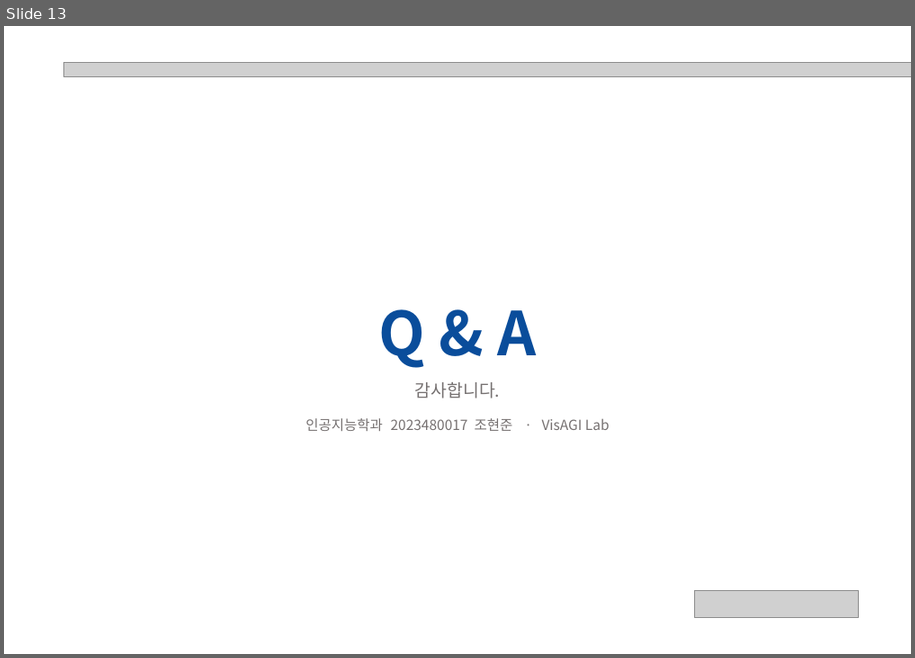
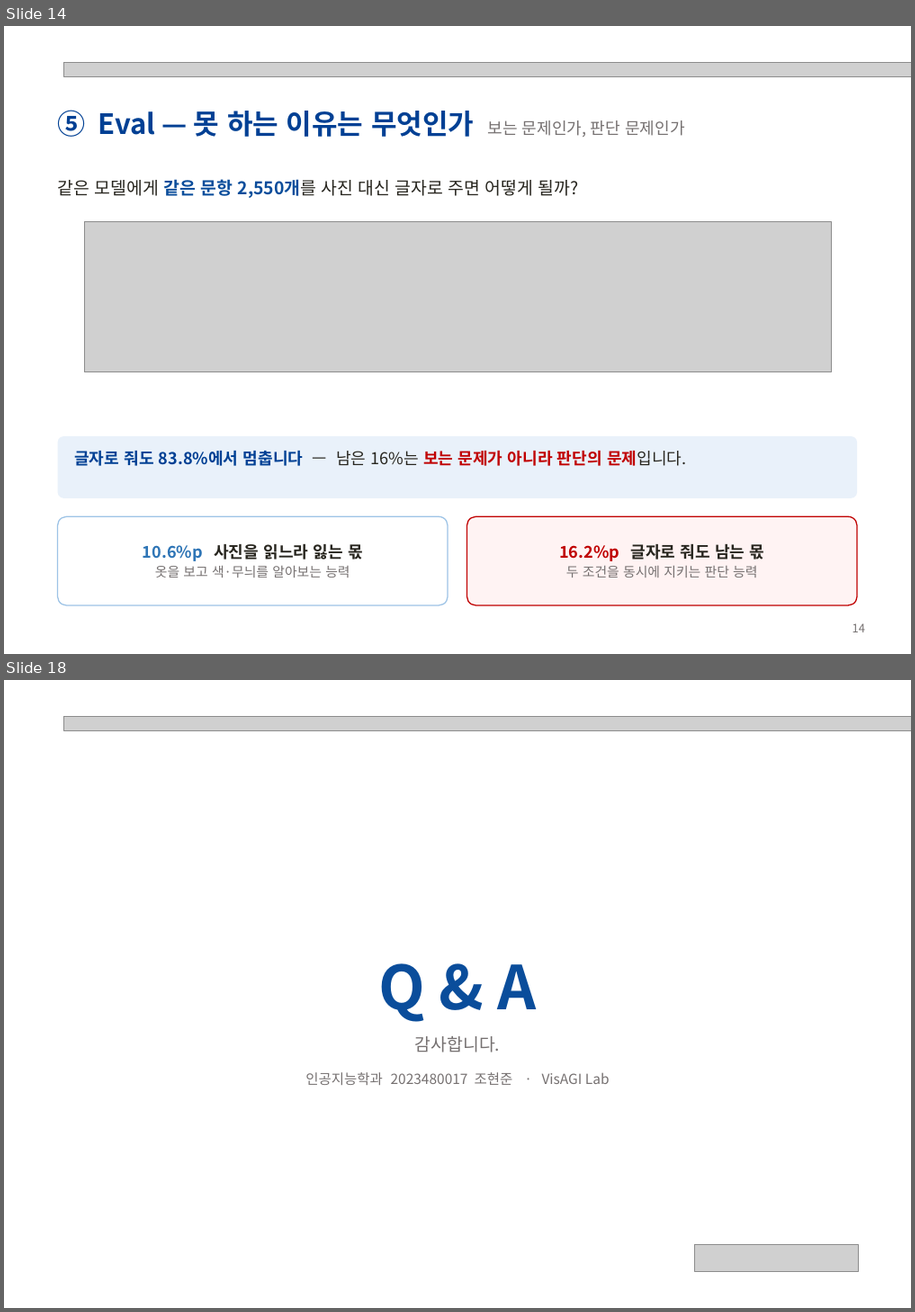
Before and after one commit to hjhj6411/tpo, a slide deck: presentation/POD-Bench_성과발표.pptx. Shown one above the other, each under a label of ours: slide 13 before the commit, slides 14 and 18 after it; the slides between them are not shown. The pictures are 915x658 and 915x1312 pixels, drawn with LibreOffice and Linux fonts; fonts in the diff are those of the drawing; grey boxes stand for pictures. Boxes give left, top, right and bottom in pixels: in the first picture for what was removed or moved away, otherwise in the second. Text is boxed around its words. In the diff, an @@ line names an element or a change of style, - is before the commit and + after.

```diff
--- a/presentation/POD-Bench_성과발표.pptx
+++ b/presentation/POD-Bench_성과발표.pptx
@@ slide 14 added at <box>4,26,911,654</box>, background #FFFFFF @@
@@ picture added at <box>64,63,911,77</box> @@
@@ text added at <box>58,110,685,137</box>, 24 pt, text #004094, bold @@
+⑤ Eval — 못 하는 이유는 무엇인가 보는 문제인가, 판단 문제인가
@@ text added at <box>58,179,579,198</box>, 15 pt, text #27251E @@
+같은 모델에게 같은 문항 2,550개를 사진 대신 글자로 주면 어떻게 될까?
@@ picture added at <box>84,222,832,372</box> @@
@@ rounded rectangle added at <box>58,436,857,498</box>, fill #E9F1FA @@
@@ text added at <box>74,450,687,466</box>, 14 pt, text #004094, bold @@
+글자로 줘도 83.8%에서 멈춥니다 — 남은 16%는 보는 문제가 아니라 판단의 문제입니다.
@@ rounded rectangle added at <box>58,516,448,606</box>, fill #FFFFFF, outline #9DC3E6 1 pt, 14 pt, text #767171, bold @@
+10.6%p 사진을 읽느라 잃는 몫
+옷을 보고 색·무늬를 알아보는 능력
@@ rounded rectangle added at <box>468,516,857,606</box>, fill #FFF3F3, outline #C00000 1 pt, 14 pt, text #767171, bold @@
+16.2%p 글자로 줘도 남는 몫
+두 조건을 동시에 지키는 판단 능력
@@ text added at <box>853,624,865,633</box>, 10 pt, text #767171 @@
+14
@@ what was slide 13 is now slide 18 @@
```
Also in this commit, not shown: 8 slides changed, 7 other slides added, 3 slides removed, 5 other files.
